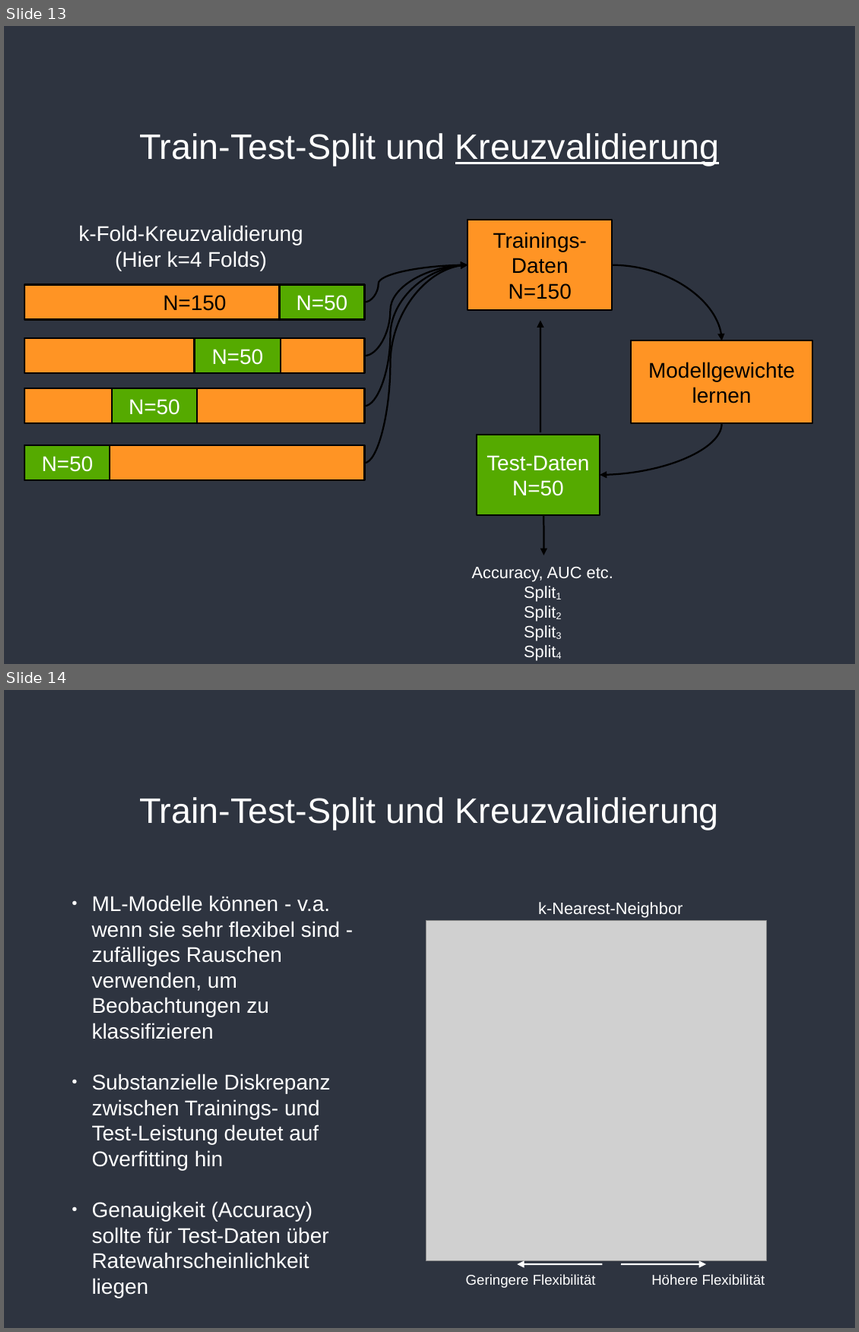
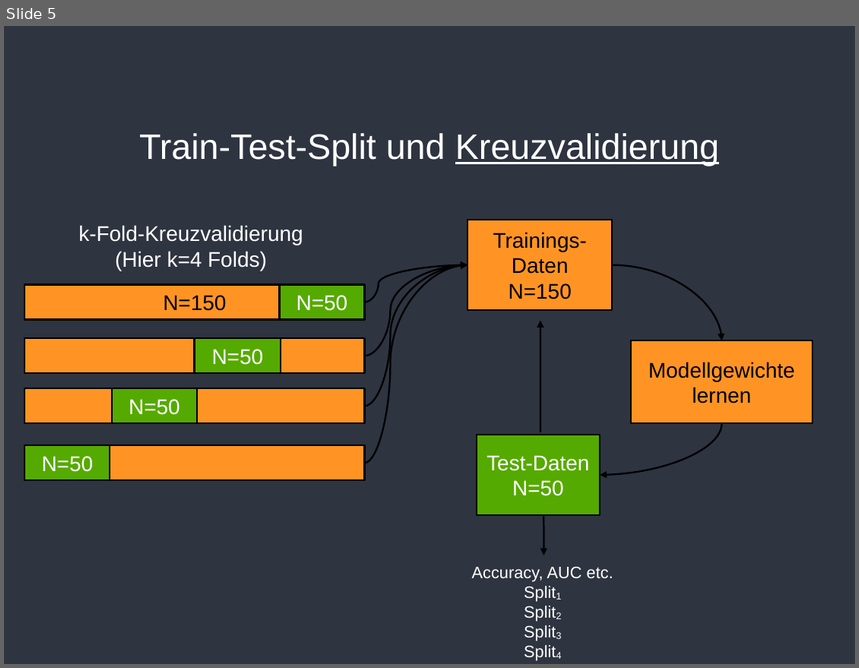
Before and after one commit to pbierwirth/teaching, a slide deck: slides/Sitzung_11.odp. Shown one above the other, each under a label of ours: slides 13 and 14 before the commit, slide 5 after it. The pictures are 859x1332 and 859x668 pixels, drawn with LibreOffice and Linux fonts; fonts in the diff are those of the drawing; grey boxes stand for pictures; background and template pictures are left out. Boxes give left, top, right and bottom in pixels: in the first picture for what was removed or moved away, otherwise in the second. Text is boxed around its words. In the diff, an @@ line names an element or a change of style, - is before the commit and + after.

```diff
--- a/slides/Sitzung_11.odp
+++ b/slides/Sitzung_11.odp
@@ slide 14 removed at [4, 690, 855, 1328], background #2E3440 @@
@@ title removed at [139, 797, 719, 830] @@
-Train-Test-Split und Kreuzvalidierung
@@ text removed at [92, 895, 340, 1298] @@
-● ML-Modelle können - v.a. wenn sie sehr flexibel sind - zufälliges Rauschen verwenden, um Beobachtungen zu klassifizieren
-● Substanzielle Diskrepanz zwischen Trainings- und Test-Leistung deutet auf Overfitting hin
-● Genauigkeit (Accuracy) sollte für Test-Daten über Ratewahrscheinlichkeit liegen
@@ text removed at [538, 902, 683, 918] @@
-k-Nearest-Neighbor
@@ picture removed at [427, 921, 767, 1262] @@
@@ text removed at [466, 1274, 596, 1288] @@
-Geringere Flexibilität
@@ arrow removed from (602, 1265) to (517, 1265) @@
@@ arrow removed from (621, 1265) to (706, 1265) @@
@@ text removed at [652, 1274, 766, 1285] @@
-Höhere Flexibilität
@@ what was slide 13 is now slide 5 @@
```
Also in this commit, not shown: 2 slides changed, 5 slides added, 10 other slides removed, 1 other file.
